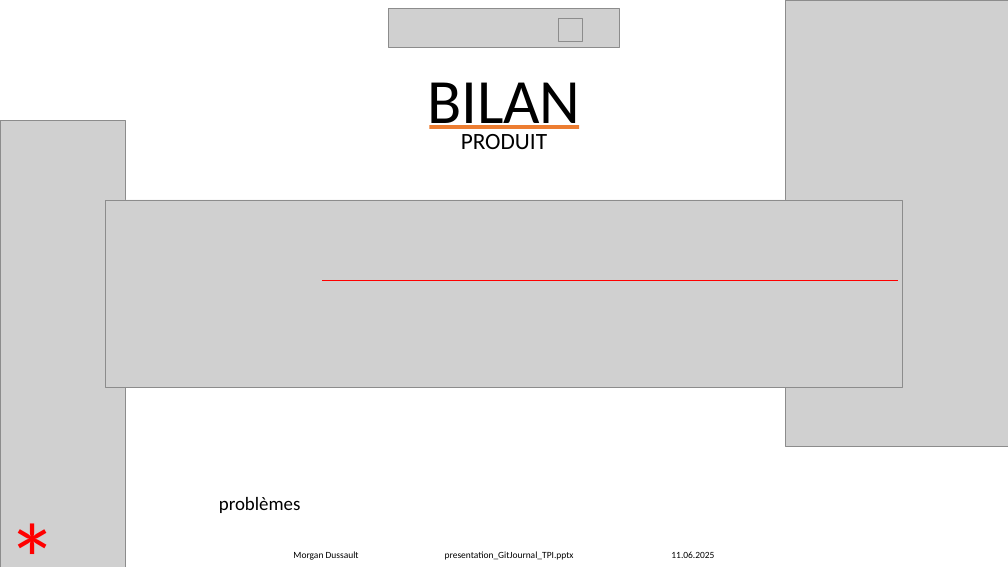
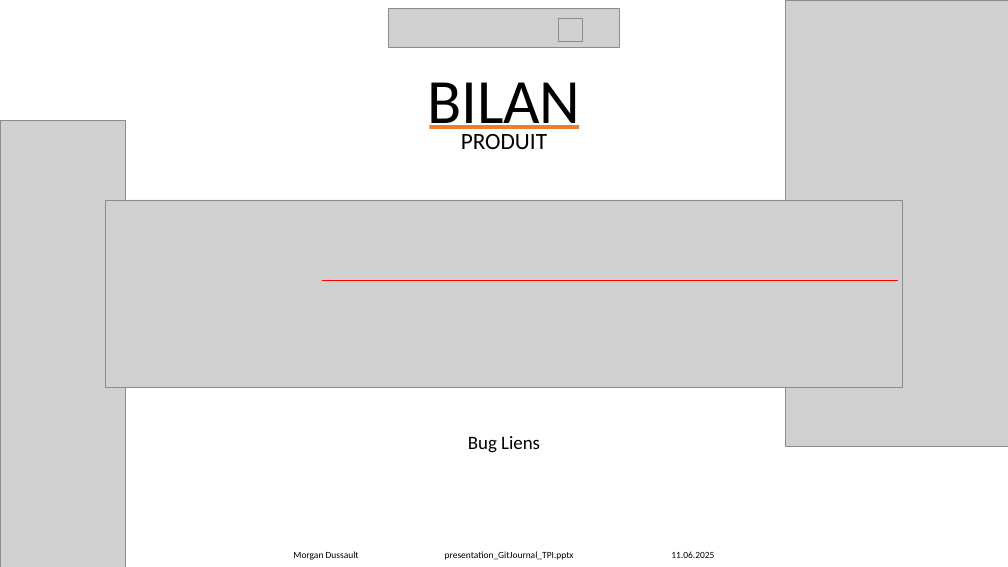
Before and after one commit to Morgan-DD/GitJournal, a slide deck: slide 31 of presentation/presentation_GitJournal_TPI.pptx. Drawn at 1008x567 pixels with LibreOffice and Linux fonts; fonts in the diff are those of the drawing; grey boxes stand for pictures. Boxes give left, top, right and bottom in pixels: in the first picture for what was removed or moved away, otherwise in the second. Text is boxed around its words. In the diff, an @@ line names an element or a change of style, - is before the commit and + after.

```diff
--- a/presentation/presentation_GitJournal_TPI.pptx
+++ b/presentation/presentation_GitJournal_TPI.pptx
@@ text added at box(468, 436, 540, 453), 18 pt, text #000000 @@
+Bug Liens
@@ text removed at box(0, 491, 67, 567) @@
-*
@@ text removed at box(219, 497, 301, 513) @@
-problèmes
```
Also in this commit, not shown: 9 other slides changed, 8 other files.
